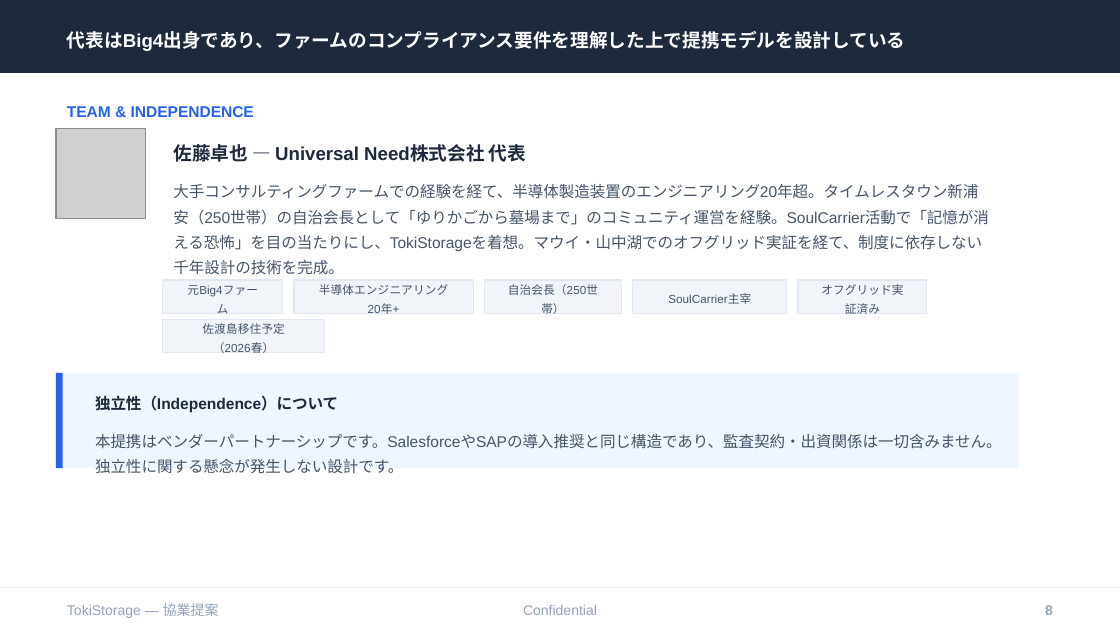
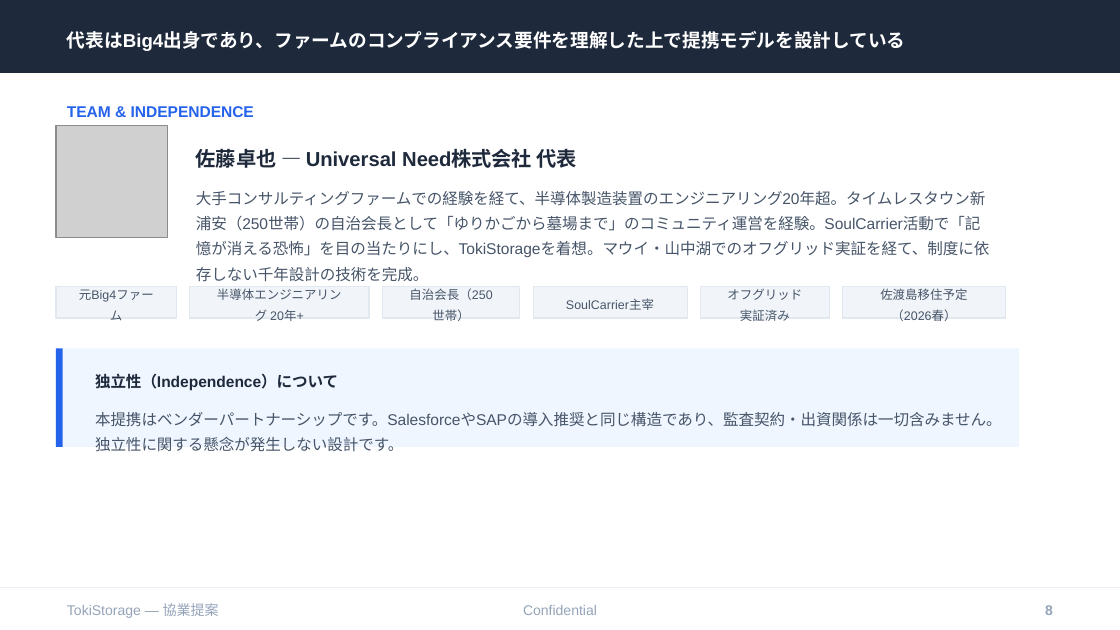
Before and after one commit to timeless-residents/pearlmemorial, a slide deck: slide 8 of toki/tokistorage-partnership-deck.pptx. Drawn at 1120x630 pixels with LibreOffice and Linux fonts; fonts in the diff are those of the drawing; grey boxes stand for pictures. Boxes give left, top, right and bottom in pixels: in the first picture for what was removed or moved away, otherwise in the second. Text is boxed around its words. In the diff, an @@ line names an element or a change of style, - is before the commit and + after.

```diff
--- a/toki/tokistorage-partnership-deck.pptx
+++ b/toki/tokistorage-partnership-deck.pptx
@@ picture resized from (x1=56, y1=129, x2=146, y2=218) to (x1=56, y1=125, x2=168, y2=237) @@
@@ text "佐藤卓也 — Universal Need株式会社 代表" moved from (x1=173, y1=144, x2=526, y2=162) to (x1=196, y1=148, x2=577, y2=168) @@
@@ text "佐藤卓也 — Universal Need株式会社 代表" at (x1=196, y1=148, x2=577, y2=168): size 12 to 13 pt @@
@@ text "大手コンサルティングファームでの経験を経て、半導体製造装置のエンジニアリング20年超。タイムレスタウン新浦安（250世帯 ..." rewrapped from (x1=173, y1=184, x2=989, y2=275) to (x1=196, y1=191, x2=990, y2=282) @@
@@ 2 texts, 2 rectangles moved together from (x1=162, y1=280, x2=473, y2=314) to (x1=56, y1=287, x2=370, y2=321) @@
@@ 2 texts, 2 rectangles moved together from (x1=485, y1=280, x2=787, y2=314) to (x1=383, y1=287, x2=688, y2=318) @@
@@ rectangle moved from (x1=797, y1=280, x2=926, y2=314) to (x1=700, y1=287, x2=829, y2=318) @@
@@ text "オフグリッド実証済み" moved from (x1=821, y1=284, x2=903, y2=314) to (x1=727, y1=289, x2=802, y2=321) @@
@@ rectangle moved from (x1=162, y1=319, x2=325, y2=353) to (x1=843, y1=287, x2=1006, y2=318) @@
@@ size 7.5 to 8 pt in 6 elements at (x1=727, y1=289, x2=802, y2=321), (x1=566, y1=300, x2=654, y2=310), (x1=409, y1=288, x2=492, y2=300), (x1=217, y1=288, x2=342, y2=321), (x1=79, y1=289, x2=154, y2=302), (x1=880, y1=288, x2=967, y2=321) @@
@@ text "佐渡島移住予定（2026春）" moved from (x1=202, y1=323, x2=284, y2=353) to (x1=880, y1=288, x2=967, y2=321) @@
@@ rectangle resized from (x1=56, y1=373, x2=1019, y2=468) to (x1=56, y1=348, x2=1019, y2=447) @@
@@ rectangle resized from (x1=56, y1=373, x2=63, y2=468) to (x1=56, y1=348, x2=63, y2=447) @@
@@ text "独立性（Independence）について" moved from (x1=95, y1=395, x2=338, y2=413) to (x1=95, y1=373, x2=338, y2=391) @@
@@ text "本提携はベンダーパートナーシップです。SalesforceやSAPの導入推奨と同じ構造であり、監査契約・出資関係は一切含 ..." moved from (x1=95, y1=434, x2=1002, y2=473) to (x1=95, y1=412, x2=1002, y2=451) @@
```
Also in this commit, not shown: 2 other slides changed, 4 other files.
